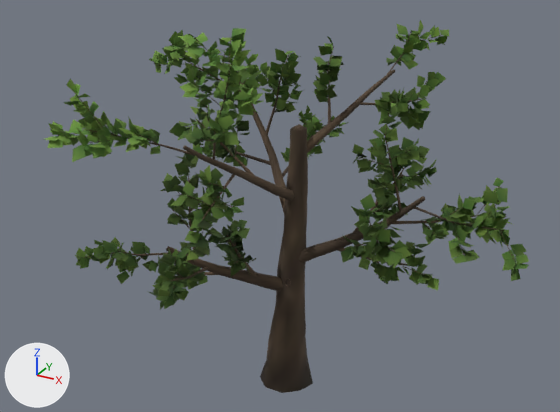
An edit to the glTF model public/ark/assets/v1/trees/oak-b.lod0.glb, drawn before and after from the same camera.
Rendered twice from a 50 mm lens placed at (6.34, -11.77, 9.74), pointed at (0.14, -0.52, 4.11). Lighting does not change. The marker at lower left points along +X, +Y and +Z. The picture after the commit comes second.
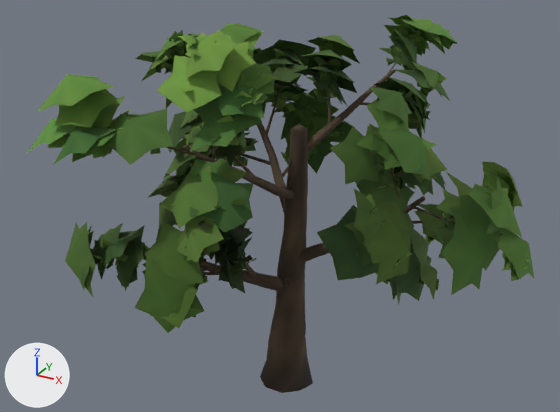
Boxes [x1, y1, x2, y2] around the edits, measured in the pictures (560 x 412 px):
'Mesh_0', reshaped: before [45, 20, 529, 393]; after [27, 15, 534, 393]
part 1 of me_mesh_0, added (green): after [27, 15, 534, 333]

Patch to the scene script:
```diff
--- a/public/ark/assets/v1/trees/oak-b.lod0.glb.py
+++ b/public/ark/assets/v1/trees/oak-b.lod0.glb.py
@@ me_mesh_0 @@
 # used by ob_mesh_0; location = (0.0, 0.0, 0.0)
-me_mesh_0.from_pydata(...)  # 7647 vertices, 4855 faces; spans x -3.04..4.61, y -3.56..2.89, z -0.03..7.56
+me_mesh_0.from_pydata(...)  # 9770 vertices, 6785 faces; spans x -3.33..4.68, y -3.77..2.97, z -0.03..7.56
+# me_mesh_0 part 1: 2123 vertices added at x -3.33..4.68, y -3.77..2.97, z 1.86..7.55
 me_mesh_0.materials.append(mat_ark_vertex_colour)
```
